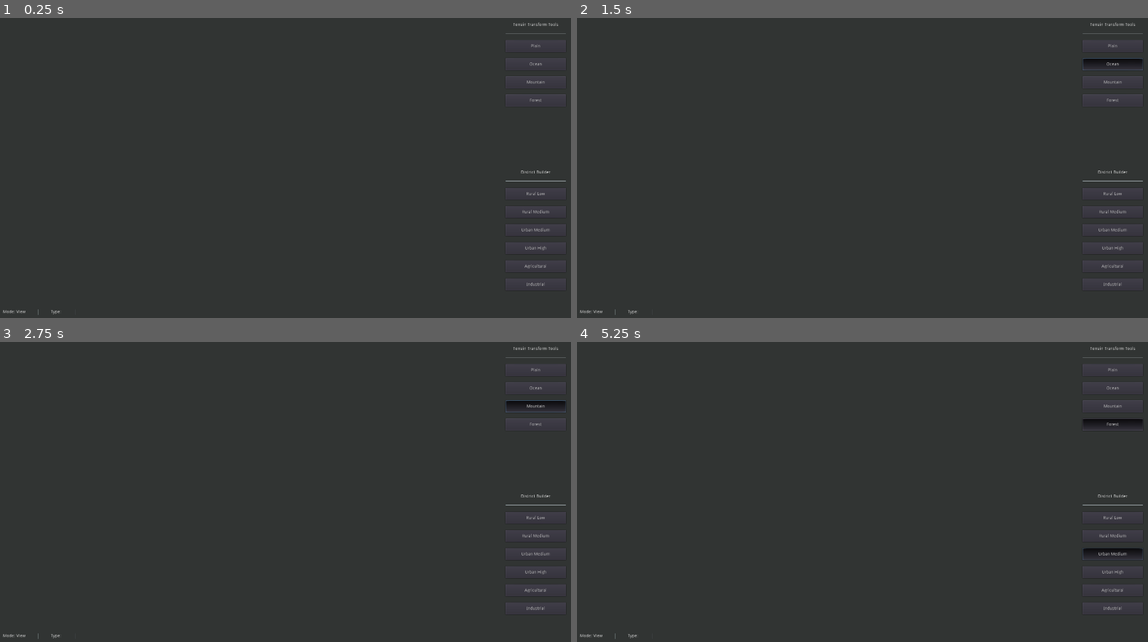
Above: before the commit, frames 1-4 (two rows, left to right).
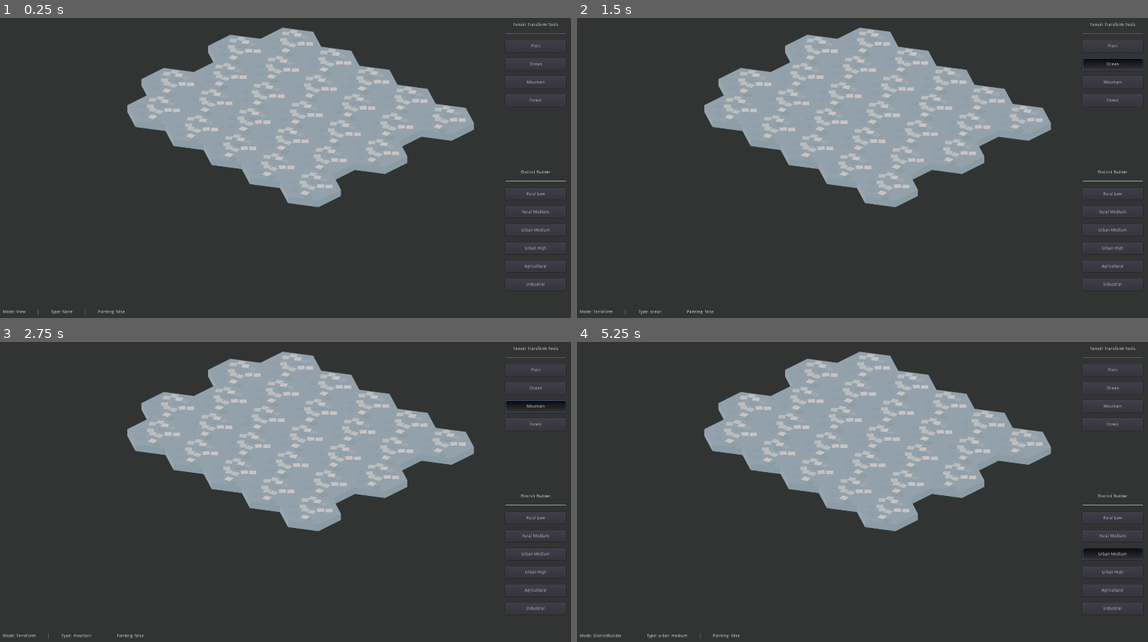
Above: after the commit, the same moments.

Repository: derUbermenk/IsoMapMaker
Game: Godot game, scene res://Scenes/Main/MapBuilder.tscn
The game is run twice, just before and just after one commit, with the same random seed, the same clock (stepped at 60 frames per second) and the same inputs.
Inputs:
- Up to frame 1 (0.25 s): no input
- Up to frame 2 (1.5 s): click "Plain" at 0.5 s; click "Ocean" at 1.25 s
- Up to frame 3 (2.75 s): click "Mountain" at 2 s
- Up to frame 4 (5.25 s): click "Forest" at 2.75 s; click "Rural Low" at 3.5 s; click "Rural Medium" at 4.25 s; click "Urban Medium" at 5 s

The runs differ from the first frame. In frame 1, 20% of the frame differs, in the area x 10-84%, y 3-100%; in frame 2, 20%; in frame 3, 20%; in frame 4, 20%, in the area x 2-100%, y 3-100%.
Error before the commit: Parse Error: The identifier "cartesian_coord" isn't declared in the current scope. (res://Scenes/MapSupport/Map.gd:53)

Commit message:
add code for calculating a tiles cube_coord

Diff:
--- a/Scenes/MapSupport/Map.gd
+++ b/Scenes/MapSupport/Map.gd
@@ -1,6 +1,7 @@
 extends Node2D
 
 signal paint_mode_switch
+signal update_hovered_tile_details
 
 var tile_scene = load("res://Scenes/MapSupport/Tile.tscn")
 
@@ -45,18 +46,19 @@
 		for col in world_size: # x
 			row_initial_tile_cube_coord += Vector3(1, -1, 0)
 			var cartesian_coordinate = Vector2(col, row)
-			if row % 2 != 0: cartesian_coord.x -= 0.5
+			var cube_coord = row_initial_tile_cube_coord
+			if row % 2 != 0: cartesian_coordinate.x -= 0.5
 
 			var tile = tile_scene.instance()
 			# init the tile with the given x y positions (still gets transformed)
 				# on the map(self)
-			tile.init(cartesian_coord, row_initial_tile_cube_coord, map_data[row][col], self)
+			tile.init(cartesian_coordinate, cube_coord, map_data[row][col], self)
 			tiles.add_child(tile)
 
 		# compute q r s values for next row
 		if row == 0 or row % 2 == 0: last_cube_coord.x -= 1 # q
 		last_cube_coord.y += 1                              # r
-		if row % 2 != 0: s -= 1
+		if row % 2 != 0: last_cube_coord.z -= 1
 
 
 # reset the color of the hovered tile if there is any
--- a/Scenes/MapSupport/Tile.gd
+++ b/Scenes/MapSupport/Tile.gd
@@ -1,4 +1,6 @@
 extends Node2D
+
+class_name Tile
 
 # for vertical offset effect on mouse hover
 var hover_position
@@ -26,6 +28,7 @@
 var map: Node2D											 # map where the tile belongs
 var x: float 												 # non transformed x position assuming 1 as base height unit
 var y: float												 # non transformed y position assuming 1 as base height unit
+var cube_coord: Vector3              # the cube coordinates of this tile x=q; y=r; z=s
 var terrain_type: String             #
 var terrain_texture: Resource  			 # terrain texture associated with the terrain type
 
@@ -52,11 +55,14 @@
 	# I added the the underscore below the name to prevent overshadowing
 	# which in turn causes problem with placing the right value for the node
 	# defined variable
-func init(x_, y_, terrain_type_, map_):
-	x = x_
-	y = y_
+	# cube_coord q == x; r == y; s == z
+func init(cartesian_coord: Vector2, cube_coord_: Vector3, terrain_type_, map_):
+	# temporary just want to see if my code works
+	x = cartesian_coord.x
+	y = cartesian_coord.y
 	map = map_
 	terrain_type = terrain_type_
+	cube_coord = cube_coord_
 
 # set converted tile positions to screen coords from isometric plane
 	# and vertical offset values when hovering
@@ -125,6 +131,8 @@
 		"View":
 			position = hover_position
 
+	map.emit_signal("update_hovered_tile_details")
+
 # hover response when map builder mode is set to TerraForm
 func _hover_on_TerraForm():
 	modulate = terraForm_hoverColor
--- a/project.godot
+++ b/project.godot
@@ -7,6 +7,16 @@
 ;   param=value ; assign values to parameters
 
 config_version=4
+
+_global_script_classes=[ {
+"base": "Node2D",
+"class": "Tile",
+"language": "GDScript",
+"path": "res://Scenes/MapSupport/Tile.gd"
+} ]
+_global_script_class_icons={
+"Tile": ""
+}
 
 [application]
 
